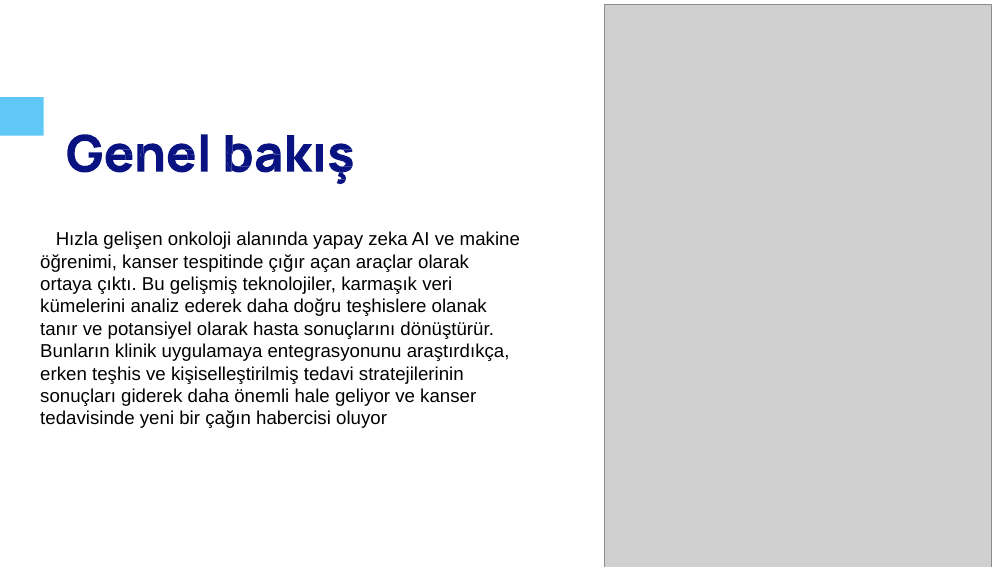
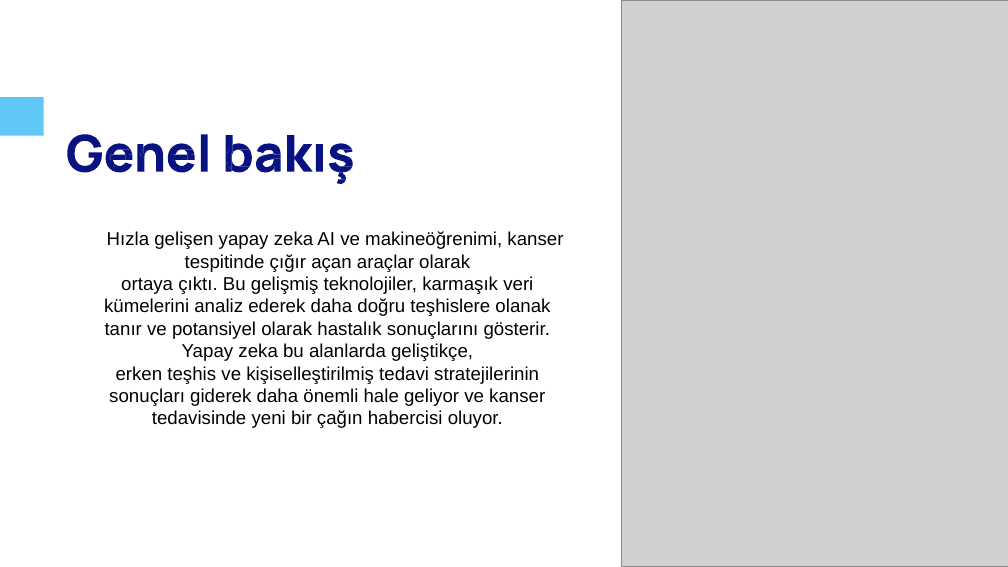
Before and after one commit to kadiryildiz283/Sigmoid-function-for-prediction-cancer, a slide deck: slide 2 of ai-and-machine-learning-in-cancer-detection.pptx. Drawn at 1008x567 pixels with LibreOffice and Linux fonts; fonts in the diff are those of the drawing; grey boxes stand for pictures. Boxes give left, top, right and bottom in pixels: in the first picture for what was removed or moved away, otherwise in the second. Text is boxed around its words. In the diff, an @@ line names an element or a change of style, - is before the commit and + after.

Commit message:
added

```diff
--- a/ai-and-machine-learning-in-cancer-detection.pptx
+++ b/ai-and-machine-learning-in-cancer-detection.pptx
@@ picture: place and size @@
-picture at box(604, 4, 991, 567)
+picture at box(621, 0, 1008, 567)
@@ freeform shape at box(106, 144, 132, 173): outline redrawn @@
@@ freeform shape at box(256, 144, 281, 173): outline redrawn @@
@@ text "Hızla gelişen yapay zeka AI ...": place and size @@
-text "Hızla gelişen yapay zeka AI ..." at box(40, 231, 520, 428)
+text "Hızla gelişen yapay zeka AI ..." at box(104, 231, 563, 428)
@@ text at box(107, 231, 563, 272): text changed @@
-Hızla gelişen onkoloji alanında yapay zeka AI ve makine
-öğrenimi, kanser tespitinde çığır açan araçlar olarak
+Hızla gelişen yapay zeka AI ve makineöğrenimi, kanser tespitinde çığır açan araçlar olarak
@@ text at box(104, 276, 550, 406): alignment left to centre @@
@@ text at box(105, 321, 550, 361): text changed @@
-tanır ve potansiyel olarak hasta sonuçlarını dönüştürür.
-Bunların klinik uygulamaya entegrasyonunu araştırdıkça,
+tanır ve potansiyel olarak hastalık sonuçlarını gösterir.
+Yapay zeka bu alanlarda geliştikçe,
@@ text at box(152, 410, 503, 428): text changed @@
-tedavisinde yeni bir çağın habercisi oluyor
+tedavisinde yeni bir çağın habercisi oluyor.
```
Also in this commit, not shown: 4 other slides changed.
